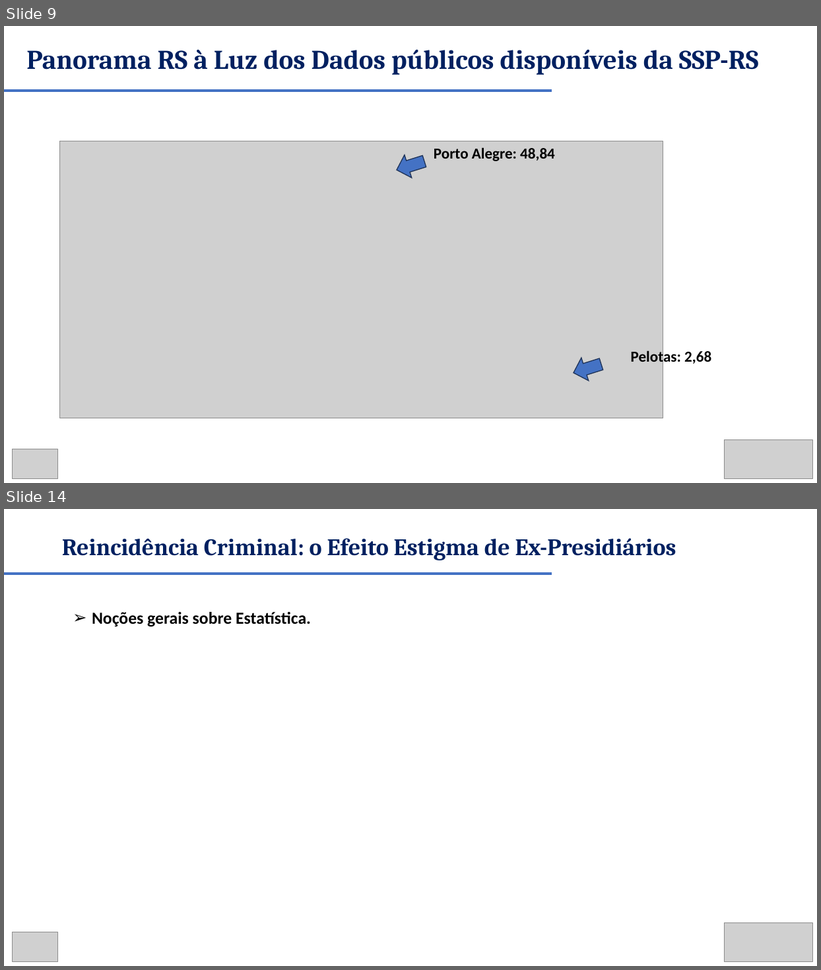
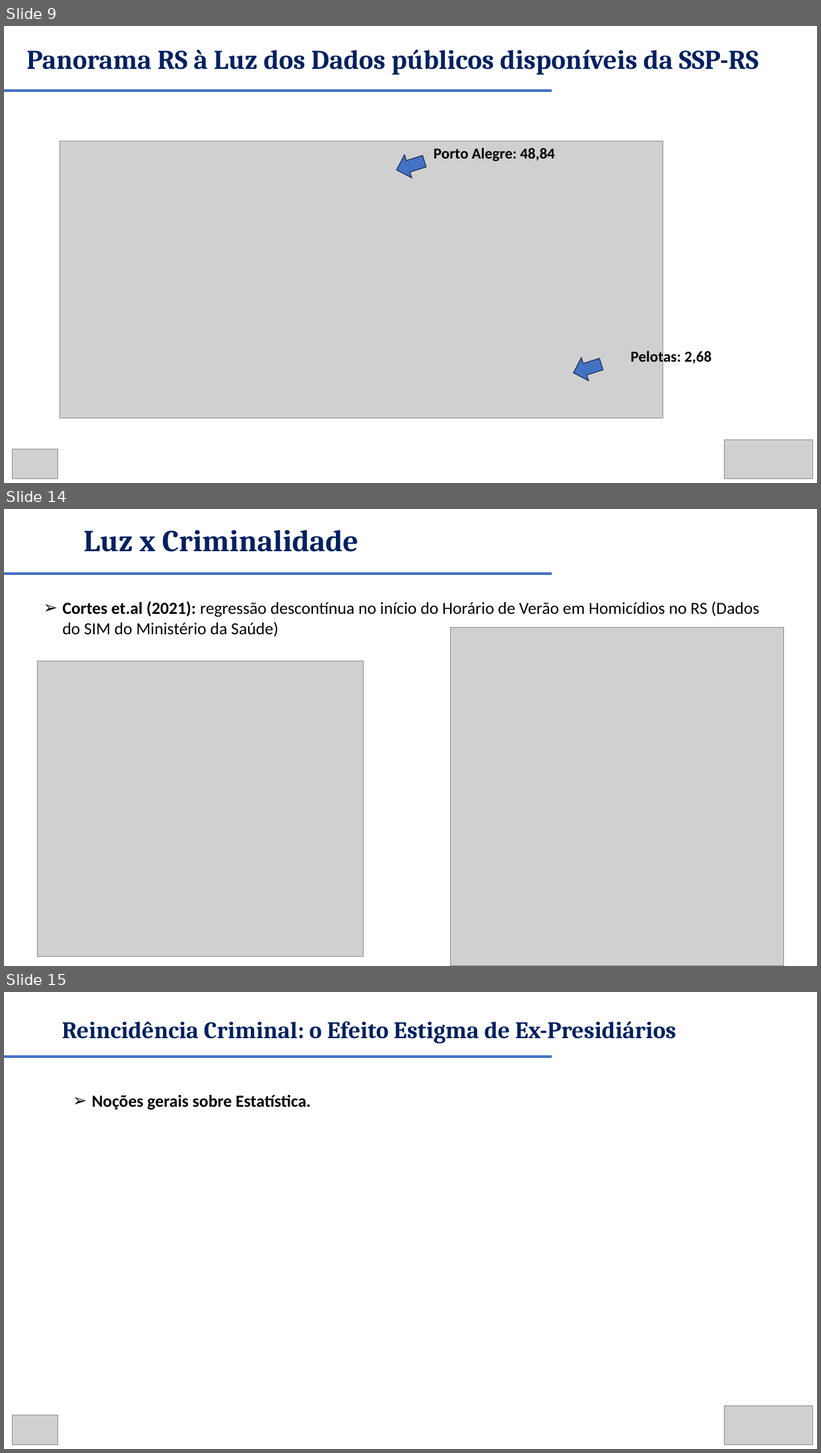
Before and after one commit to renanxcortes/semanistica_2026, a slide deck: DIA 2 - APRESENTACAO - VERSAO AMPLIADA FINAL.pptx. Shown one above the other, each under a label of ours: slides 9 and 14 before the commit, slides 9, 14 and 15 after it; the slides between them are not shown. The pictures are 821x970 and 821x1453 pixels, drawn with LibreOffice and Linux fonts; fonts in the diff are those of the drawing; grey boxes stand for pictures. Boxes give left, top, right and bottom in pixels: in the first picture for what was removed or moved away, otherwise in the second. Text is boxed around its words. In the diff, an @@ line names an element or a change of style, - is before the commit and + after.

```diff
--- a/DIA 2 - APRESENTACAO - VERSAO AMPLIADA FINAL.pptx
+++ b/DIA 2 - APRESENTACAO - VERSAO AMPLIADA FINAL.pptx
@@ slide 14 added at (x1=4, y1=509, x2=817, y2=966), background #FFFFFF @@
@@ text added at (x1=84, y1=530, x2=358, y2=552), 36 pt, text #002060, bold @@
+Luz x Criminalidade
@@ line added from (4, 574) to (552, 574), #4472C4 3 pt @@
@@ text added at (x1=63, y1=601, x2=760, y2=637), 20 pt, text #000000 @@
+➢ Cortes et.al (2021): regressão descontínua no início do Horário de Verão em Homicídios no RS (Dados do SIM do Ministério da Saúde)
@@ picture added at (x1=451, y1=627, x2=783, y2=966) @@
@@ picture added at (x1=38, y1=661, x2=363, y2=956) @@
@@ what was slide 14 is now slide 15 @@
```
Also in this commit, not shown: 3 slides changed, 3 other slides added, 3 slides removed, 2 other files.
